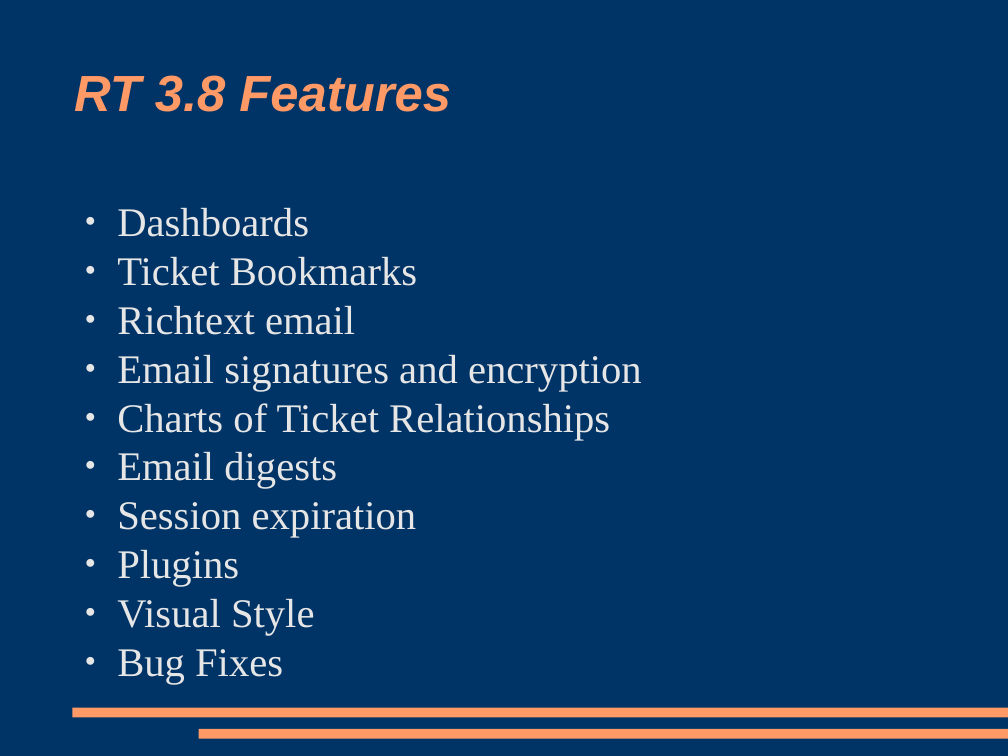
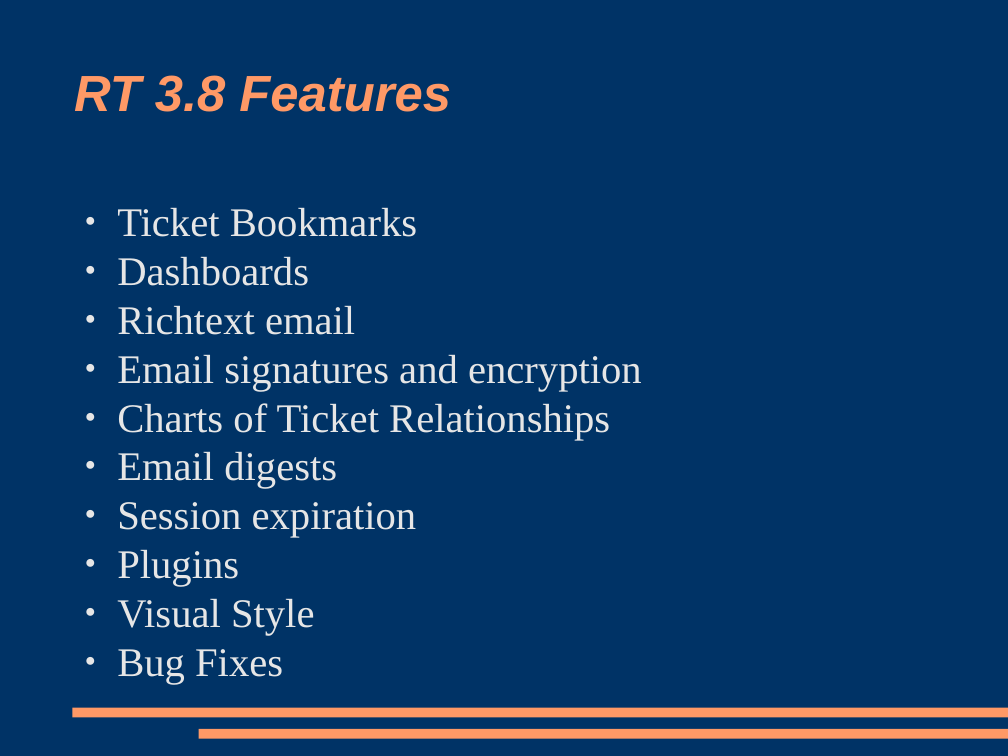
Before and after one commit to racke/Presentations, a slide deck: slide 10 of npw2009/rt38.odp (slide 5 before the commit). Drawn at 1008x756 pixels with LibreOffice and Linux fonts; fonts in the diff are those of the drawing. Boxes give left, top, right and bottom in pixels: in the first picture for what was removed or moved away, otherwise in the second. Text is boxed around its words. In the diff, an @@ line names an element or a change of style, - is before the commit and + after.

```diff
--- a/npw2009/rt38.odp
+++ b/npw2009/rt38.odp
@@ text at bbox=[117, 207, 417, 237]: paragraph added @@
+● Ticket Bookmarks
@@ text at bbox=[117, 256, 417, 286]: paragraph removed @@
-● Ticket Bookmarks
```
Also in this commit, not shown: 3 other slides changed, 4 slides added, 2 slides removed, 1 other file.
